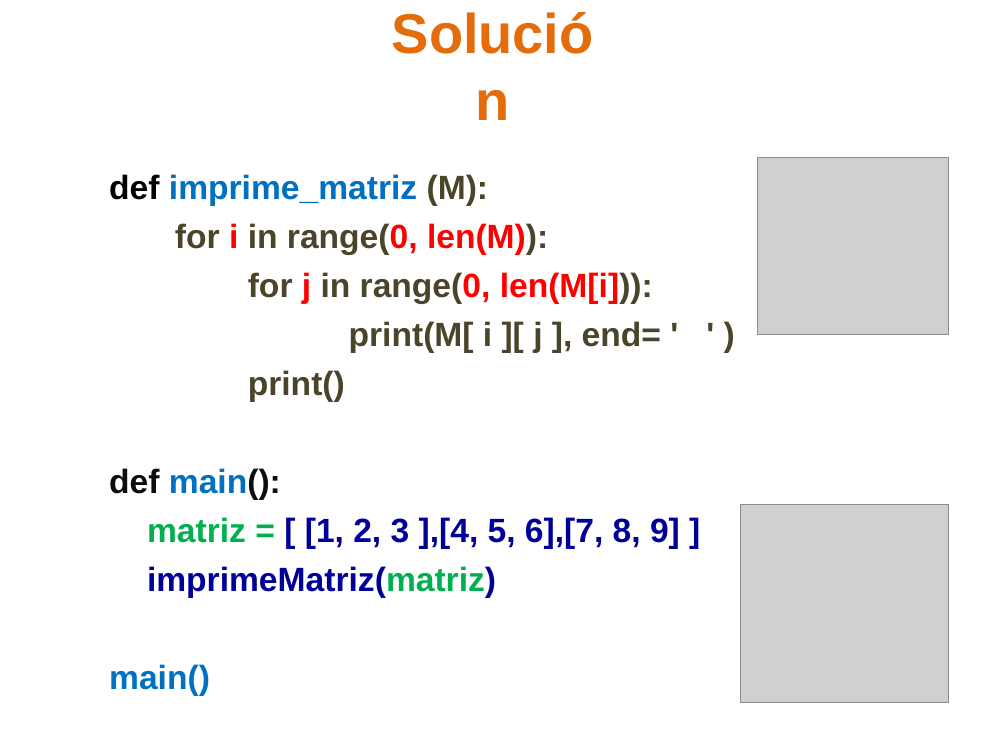
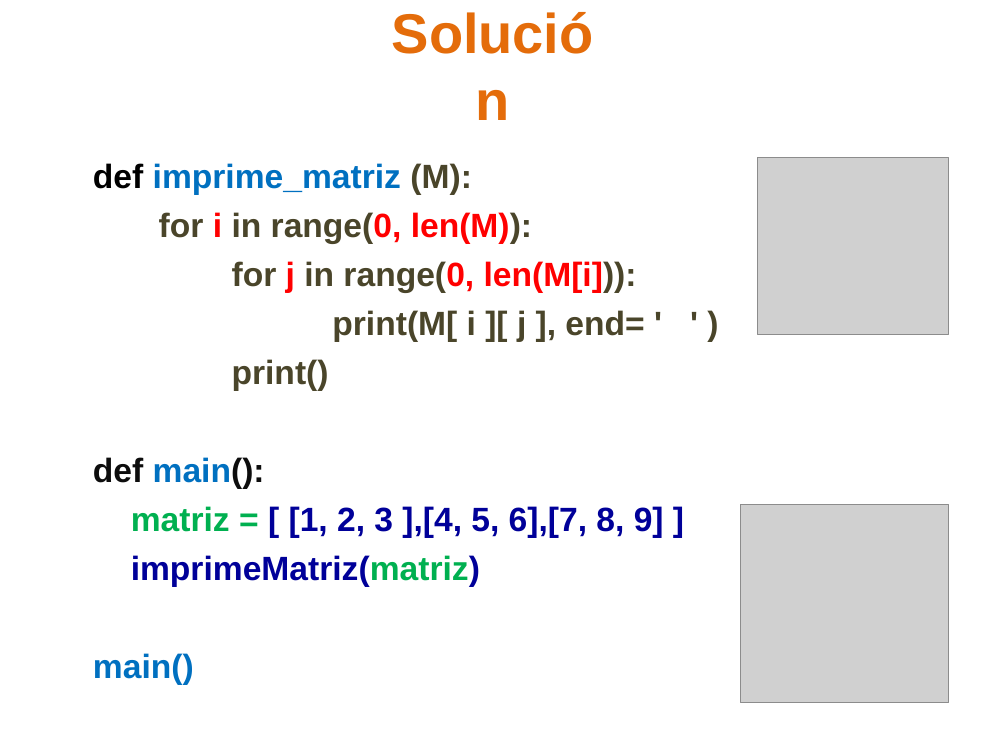
Before and after one commit to lizetheP/PensamientoC, a slide deck: slide 21 of CalendarioAgo21/presentaciones/10_Matrices.pptx. Drawn at 1008x756 pixels with LibreOffice and Linux fonts; fonts in the diff are those of the drawing; grey boxes stand for pictures. Boxes give left, top, right and bottom in pixels: in the first picture for what was removed or moved away, otherwise in the second. Text is boxed around its words. In the diff, an @@ line names an element or a change of style, - is before the commit and + after.

```diff
--- a/CalendarioAgo21/presentaciones/10_Matrices.pptx
+++ b/CalendarioAgo21/presentaciones/10_Matrices.pptx
@@ text "def imprime_matriz (M):": place and size @@
-text "def imprime_matriz (M):" at <box>109,174,680,696</box>
+text "def imprime_matriz (M):" at <box>93,163,664,685</box>
```
Also in this commit, not shown: 1 other file.
